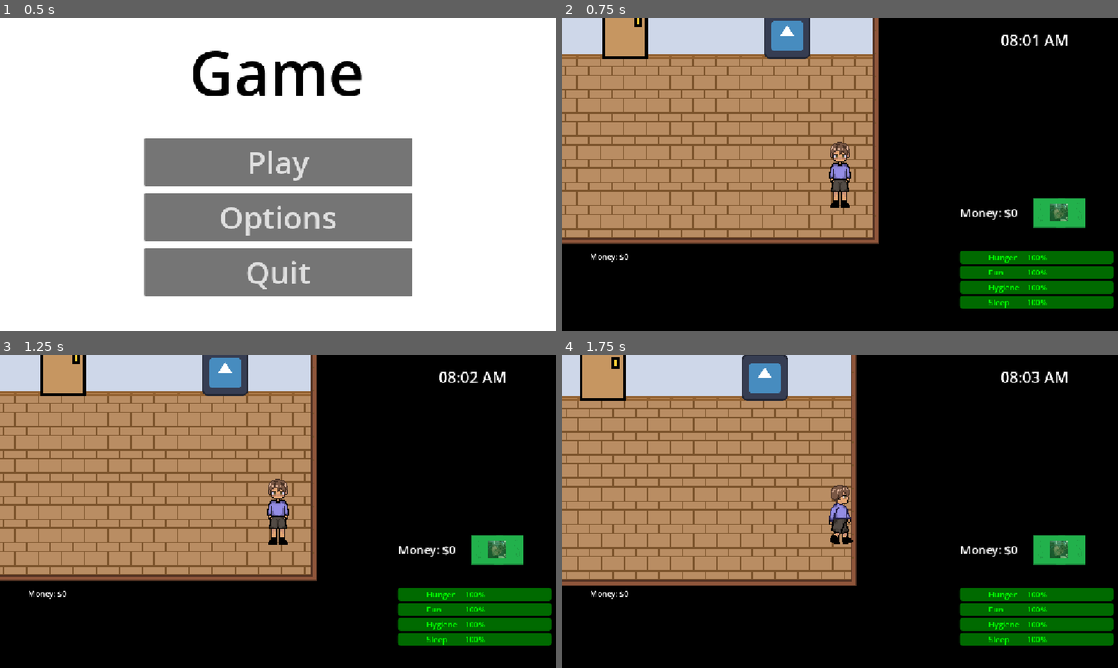
Above: before the commit, frames 1-4 (two rows, left to right).
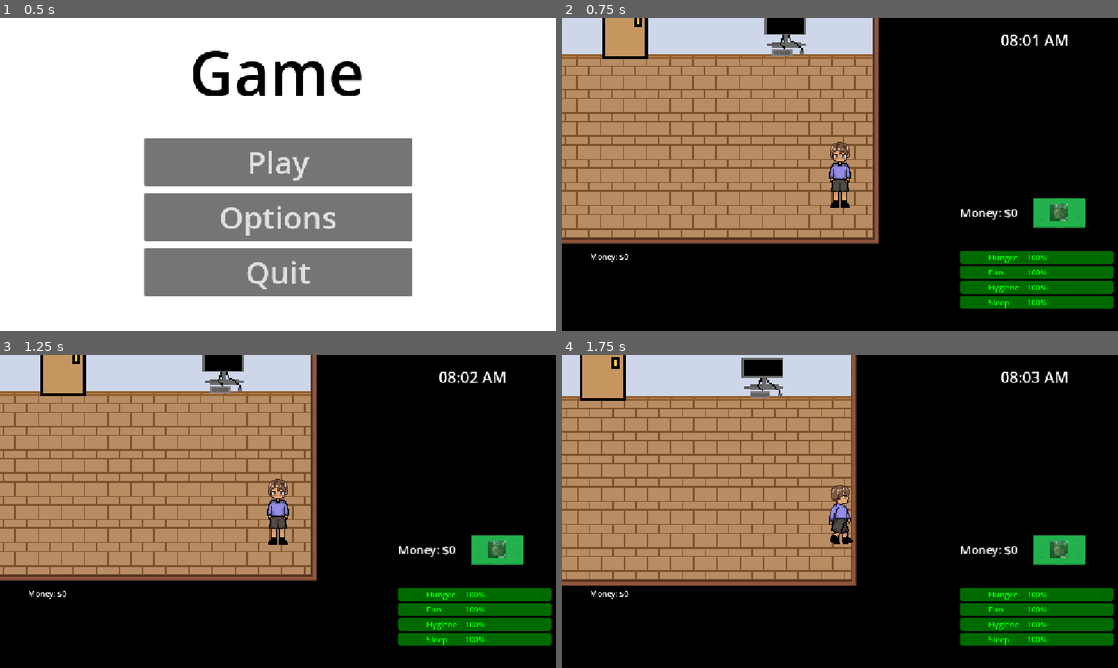
Above: after the commit, the same moments.

Repository: totallyastudentaccount/rpg
Game: Godot game, scene res://scene/menus/main_menu/mainmenu.tscn
Two runs of this game, one before a commit and one after it. Both use one fixed random seed, a clock stepped at 60 frames per second and the inputs below. The engine's default icon, where the game draws it, is replaced by a stand-in: a white triangle on a blue panel in a dark square.
Inputs:
- Up to frame 1 (0.5 s): no input
- Up to frame 2 (0.75 s): click "Play" at 0.5 s
- Up to frame 3 (1.25 s): no input
- Up to frame 4 (1.75 s): tap Enter at 1.25 s; hold Right (ui_right) from 1.28 s (still down); tap E (interact) at 1.35 s; tap Up (ui_up) at 1.52 s

Frame 1 is identical in both runs. In frame 2, 1.1% of the frame differs, in the area x 36-45%, y 0-14%; in frame 3, 1.1%; in frame 4, 1.2%, in the area x 32-41%, y 0-15%.

Commit message:
poo

Diff:
--- a/scene/computer/Computer.tscn
+++ b/scene/computer/Computer.tscn
@@ -1,9 +1,9 @@
 [gd_scene format=3 uid="uid://cv0i255h2ivfm"]
 
 [ext_resource type="Script" uid="uid://b47n7sq4rguhi" path="res://scene/computer/Computer.gd" id="1_5xgst"]
-[ext_resource type="Texture2D" uid="uid://c2toy2ejc52at" path="res://icon.svg" id="2_jea88"]
 [ext_resource type="Script" uid="uid://kpepf6mm3eoh" path="res://script/AppData.gd" id="2_wju58"]
 [ext_resource type="Resource" uid="uid://cw7vugwcpnlci" path="res://scene/computer/apps/spaceRPG/spaceRPGAppData.tres" id="3_h8uh3"]
+[ext_resource type="Texture2D" uid="uid://c8smrslsgjb6b" path="res://assets/monitor sprite-export.png" id="4_wju58"]
 
 [sub_resource type="RectangleShape2D" id="RectangleShape2D_f43vj"]
 size = Vector2(127, 128)
@@ -14,10 +14,11 @@
 installed_apps = Array[ExtResource("2_wju58")]([ExtResource("3_h8uh3")])
 
 [node name="Sprite2D" type="Sprite2D" parent="." unique_id=1980049756]
-texture = ExtResource("2_jea88")
+position = Vector2(-0.9999962, 3.8146973e-06)
+scale = Vector2(4, 3.8125)
+texture = ExtResource("4_wju58")
 
 [node name="CollisionShape2D" type="CollisionShape2D" parent="." unique_id=604191678]
-position = Vector2(-0.5, 0)
 shape = SubResource("RectangleShape2D_f43vj")
 
 [node name="InteractionPrompt" type="Label" parent="." unique_id=1843740454]
--- a/scene/computer/apps/spaceRPG/fuelbox.tscn
+++ b/scene/computer/apps/spaceRPG/fuelbox.tscn
@@ -1,6 +1,6 @@
 [gd_scene format=3 uid="uid://bk8130vctyfr5"]
 
-[ext_resource type="Texture2D" uid="uid://c2toy2ejc52at" path="res://icon.svg" id="1_8xrg0"]
+[ext_resource type="Texture2D" uid="uid://bkc35gd8sjpjl" path="res://assets/icon/battery.png" id="1_8xrg0"]
 
 [sub_resource type="GDScript" id="GDScript_8xrg0"]
 resource_name = "FuelBox"
@@ -35,15 +35,19 @@
 	print(\"Fuel Box activated successfully!\")
 "
 
+[sub_resource type="AtlasTexture" id="AtlasTexture_0eqbb"]
+atlas = ExtResource("1_8xrg0")
+region = Rect2(552.66797, 46.36564, 31.04602, 84.44529)
+
 [sub_resource type="RectangleShape2D" id="RectangleShape2D_8x53b"]
-size = Vector2(24, 24)
+size = Vector2(24, 56)
 
 [node name="Fuelbox" type="Area2D" unique_id=1575430995]
 script = SubResource("GDScript_8xrg0")
 
 [node name="Sprite2D" type="Sprite2D" parent="." unique_id=806742994]
-scale = Vector2(0.1875, 0.1875)
-texture = ExtResource("1_8xrg0")
+scale = Vector2(0.70665324, 0.6532738)
+texture = SubResource("AtlasTexture_0eqbb")
 
 [node name="CollisionShape2D" type="CollisionShape2D" parent="." unique_id=934727801]
 shape = SubResource("RectangleShape2D_8x53b")
--- a/scene/computer/apps/spaceRPG/spacePC.tscn
+++ b/scene/computer/apps/spaceRPG/spacePC.tscn
@@ -1,6 +1,6 @@
 [gd_scene format=3 uid="uid://crtpvw6xfdlj6"]
 
-[ext_resource type="Texture2D" uid="uid://c2toy2ejc52at" path="res://icon.svg" id="1_m28se"]
+[ext_resource type="Texture2D" uid="uid://dbes1th1lhpk4" path="res://assets/astronaut.png" id="1_m28se"]
 
 [sub_resource type="GDScript" id="GDScript_f43vj"]
 resource_name = "Movements"
@@ -93,69 +93,53 @@
 
 [sub_resource type="AtlasTexture" id="AtlasTexture_kbbvt"]
 atlas = ExtResource("1_m28se")
-region = Rect2(0, 0, 32, 32)
+region = Rect2(0, 0, 64, 64)
 
 [sub_resource type="AtlasTexture" id="AtlasTexture_o6yxe"]
 atlas = ExtResource("1_m28se")
-region = Rect2(32, 0, 32, 32)
+region = Rect2(64, 0, 64, 64)
 
 [sub_resource type="AtlasTexture" id="AtlasTexture_bxcpy"]
 atlas = ExtResource("1_m28se")
-region = Rect2(64, 0, 32, 32)
+region = Rect2(128, 0, 64, 64)
 
 [sub_resource type="AtlasTexture" id="AtlasTexture_4mi4o"]
 atlas = ExtResource("1_m28se")
-region = Rect2(96, 0, 32, 32)
+region = Rect2(192, 0, 64, 64)
 
 [sub_resource type="AtlasTexture" id="AtlasTexture_wg2n5"]
 atlas = ExtResource("1_m28se")
-region = Rect2(0, 32, 32, 32)
+region = Rect2(256, 0, 64, 64)
 
 [sub_resource type="AtlasTexture" id="AtlasTexture_wmtqy"]
 atlas = ExtResource("1_m28se")
-region = Rect2(32, 32, 32, 32)
+region = Rect2(320, 0, 64, 64)
 
 [sub_resource type="AtlasTexture" id="AtlasTexture_ylb5t"]
 atlas = ExtResource("1_m28se")
-region = Rect2(64, 32, 32, 32)
+region = Rect2(384, 0, 64, 64)
 
 [sub_resource type="AtlasTexture" id="AtlasTexture_vixqe"]
 atlas = ExtResource("1_m28se")
-region = Rect2(96, 32, 32, 32)
+region = Rect2(448, 0, 64, 64)
 
 [sub_resource type="AtlasTexture" id="AtlasTexture_ryh10"]
 atlas = ExtResource("1_m28se")
-region = Rect2(0, 64, 32, 32)
+region = Rect2(512, 0, 64, 64)
 
 [sub_resource type="AtlasTexture" id="AtlasTexture_rsyla"]
 atlas = ExtResource("1_m28se")
-region = Rect2(32, 64, 32, 32)
+region = Rect2(576, 0, 64, 64)
 
 [sub_resource type="AtlasTexture" id="AtlasTexture_s40qf"]
 atlas = ExtResource("1_m28se")
-region = Rect2(64, 64, 32, 32)
+region = Rect2(640, 0, 64, 64)
 
 [sub_resource type="AtlasTexture" id="AtlasTexture_6f70q"]
 atlas = ExtResource("1_m28se")
-region = Rect2(96, 64, 32, 32)
-
-[sub_resource type="AtlasTexture" id="AtlasTexture_yxhp5"]
-atlas = ExtResource("1_m28se")
-region = Rect2(0, 96, 32, 32)
-
-[sub_resource type="AtlasTexture" id="AtlasTexture_w4i6k"]
-atlas = ExtResource("1_m28se")
-region = Rect2(32, 96, 32, 32)
-
-[sub_resource type="AtlasTexture" id="AtlasTexture_me8is"]
-atlas = ExtResource("1_m28se")
-region = Rect2(64, 96, 32, 32)
-
-[sub_resource type="AtlasTexture" id="AtlasTexture_j77ny"]
-atlas = ExtResource("1_m28se")
-region = Rect2(96, 96, 32, 32)
-
-[sub_resource type="SpriteFrames" id="SpriteFrames_bm3lg"]
+region = Rect2(704, 0, 64, 64)
+
+[sub_resource type="SpriteFrames" id="SpriteFrames_4ebf8"]
 animations = [{
 "frames": [{
 "duration": 1.0,
@@ -193,22 +177,15 @@
 }, {
 "duration": 1.0,
 "texture": SubResource("AtlasTexture_6f70q")
-}, {
-"duration": 1.0,
-"texture": SubResource("AtlasTexture_yxhp5")
-}, {
-"duration": 1.0,
-"texture": SubResource("AtlasTexture_w4i6k")
-}, {
-"duration": 1.0,
-"texture": SubResource("AtlasTexture_me8is")
-}, {
-"duration": 1.0,
-"texture": SubResource("AtlasTexture_j77ny")
 }],
 "loop": 1,
+"name": &"astronaut",
+"speed": 10.0
+}, {
+"frames": [],
+"loop": 1,
 "name": &"default",
-"speed": 24.0
+"speed": 5.0
 }]
 
 [sub_resource type="RectangleShape2D" id="RectangleShape2D_wc7jt"]
@@ -217,8 +194,8 @@
 script = SubResource("GDScript_f43vj")
 
 [node name="AnimatedSprite2D" type="AnimatedSprite2D" parent="." unique_id=1902846520]
-sprite_frames = SubResource("SpriteFrames_bm3lg")
-frame_progress = 0.5048755
+sprite_frames = SubResource("SpriteFrames_4ebf8")
+animation = &"astronaut"
 
 [node name="CollisionShape2D" type="CollisionShape2D" parent="." unique_id=1495284436]
 shape = SubResource("RectangleShape2D_wc7jt")
--- a/scene/maps/house.tscn
+++ b/scene/maps/house.tscn
@@ -333,6 +333,8 @@
 physics_layer_0/collision_layer = 1
 sources/0 = SubResource("TileSetAtlasSource_ykks0")
 
+[sub_resource type="TileSet" id="TileSet_4jqj7"]
+
 [node name="house" type="Node2D" unique_id=1062916822]
 scale = Vector2(2, 2)
 
@@ -352,3 +354,6 @@
 [node name="BaseDoor" parent="." unique_id=1332071849 instance=ExtResource("2_fji3n")]
 position = Vector2(208.5, 96)
 scale = Vector2(2, 2)
+
+[node name="TileMapLayer3" type="TileMapLayer" parent="." unique_id=1535842268]
+tile_set = SubResource("TileSet_4jqj7")
Binary file added: assets/1.png
Not shown, added: assets/1.png.import
Binary file added: assets/astronaut.gif
Binary file added: assets/astronaut.png
Not shown, added: assets/astronaut.png.import
Binary file added: assets/battery 2.png
Not shown, added: assets/battery 2.png.import
Binary file added: assets/battery.png
Not shown, added: assets/battery.png.import
Binary file added: assets/character/battery.png
Not shown, added: assets/character/battery.png.import
Binary file added: assets/character/sprites.png
(and 7 more such lines)
